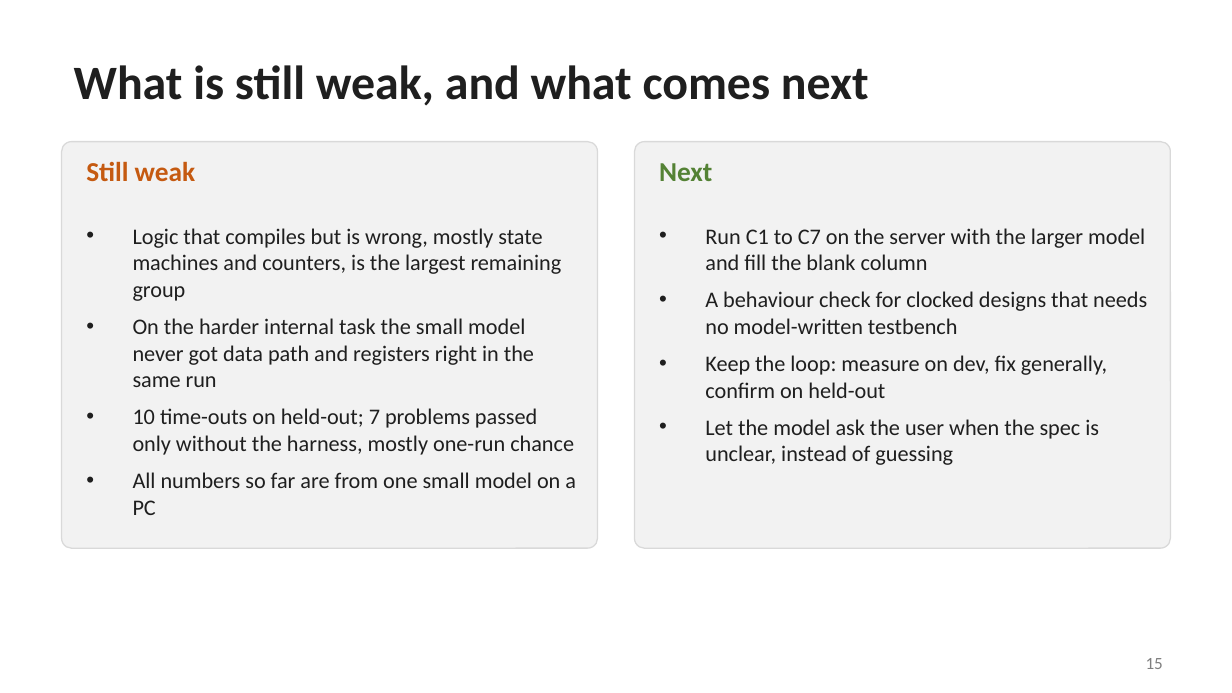
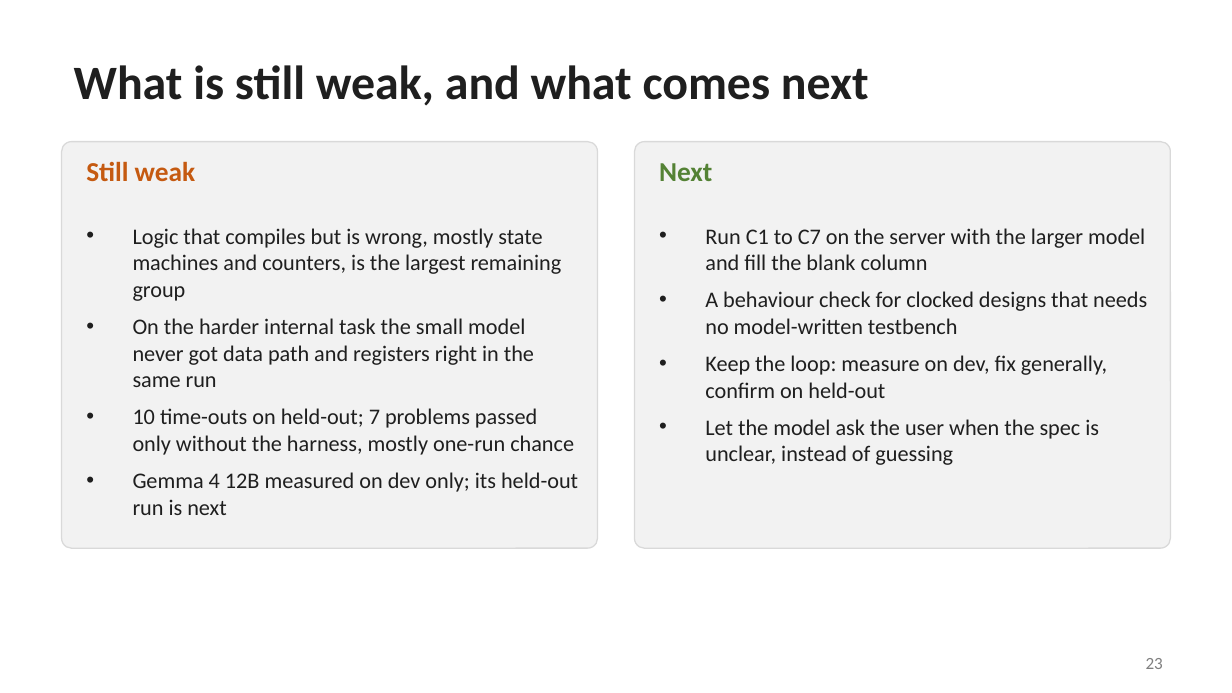
Before and after one commit to SiddharthaKR/agent_bench, a slide deck: slide 23 of docs/local-model-fpga-harness.pptx (slide 15 before the commit). Drawn at 1232x693 pixels with LibreOffice and Linux fonts; fonts in the diff are those of the drawing. Boxes give left, top, right and bottom in pixels: in the first picture for what was removed or moved away, otherwise in the second. Text is boxed around its words. In the diff, an @@ line names an element or a change of style, - is before the commit and + after.

Commit message:
Deck: plain-words intro, 12B results, comparison with Verilog-trained models, what helped and what did not, hints and overfitting, how to use it in your own flow

```diff
--- a/docs/local-model-fpga-harness.pptx
+++ b/docs/local-model-fpga-harness.pptx
@@ text at (133,472,578,515): text changed @@
-• All numbers so far are from one small model on a PC
+• Gemma 4 12B measured on dev only; its held-out run is next
@@ page number at (1146,658,1163,669): text changed @@
-15
+23
```
Also in this commit, not shown: 2 other slides changed, 8 slides added.
